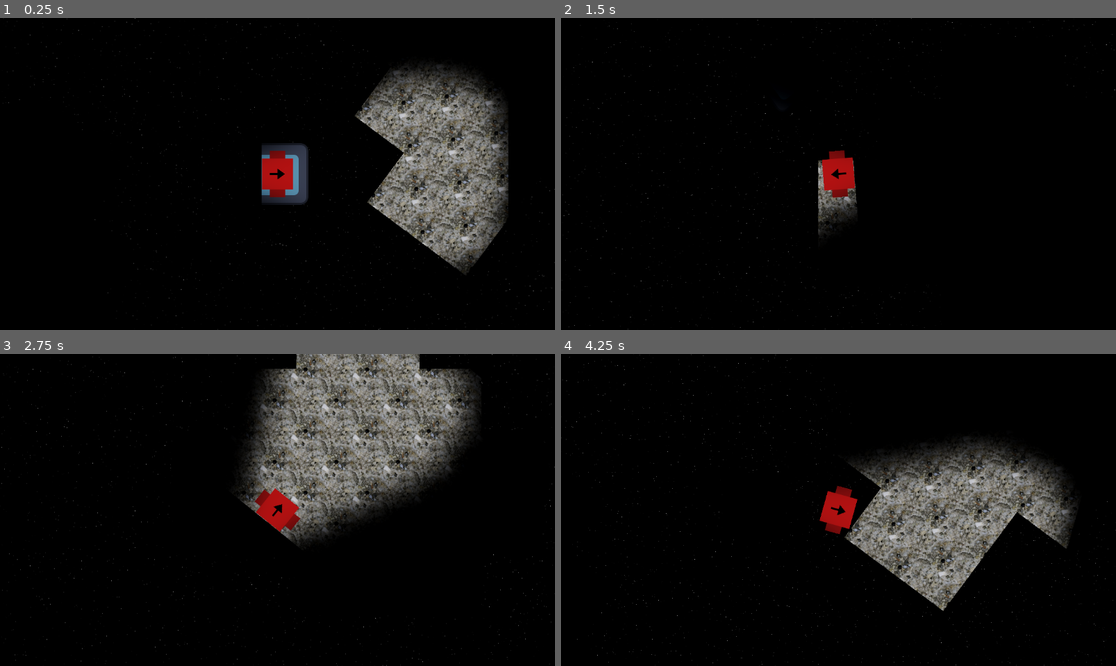
Above: before the commit, frames 1-4 (two rows, left to right).
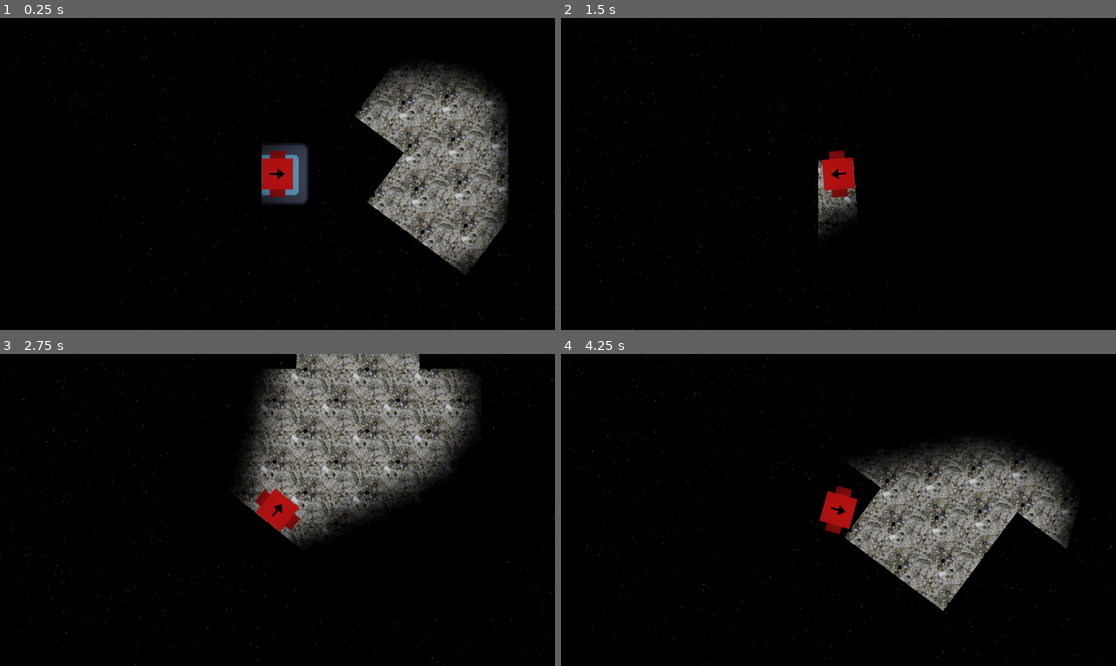
Above: after the commit, the same moments.

Repository: dragonryan06/adrift
Game: Godot game, scene res://scenes/world.tscn
Same seed, same stepped clock (60 frames per second), same inputs: the game is played once before the commit and once after it. The engine's default icon, where the game draws it, is replaced by a stand-in: a white triangle on a blue panel in a dark square.
Inputs (mouse positions are in pixels of both pictures, inside the frame that each line leads up to):
- Up to frame 1 (0.25 s): no input
- Up to frame 2 (1.5 s): tap Enter at 0.5 s; move the mouse to (960, 158) at 0.52 s; hold D (move_right) 0.53-1.28 s; move the mouse to (727, 189) at 1.27 s; hold S (move_down) from 1.28 s (still down)
- Up to frame 3 (2.75 s): move the mouse to (333, 441) at 2.02 s; release S (move_down) at 2.03 s; hold D (move_right) from 2.03 s (still down)
- Up to frame 4 (4.25 s): move the mouse to (810, 572) at 2.77 s; release D (move_right) at 2.78 s; hold W (move_up) 2.78-3.53 s; move the mouse to (1005, 556) at 3.52 s; hold A (move_left) from 3.53 s (still down)

The runs differ from the first frame. In frame 1, 0.3% of the frame differs, in the area x 0-100%, y 0-100%; in frame 2, 0.3%; in frame 3, 0.3%; in frame 4, 0.4%.

Commit message:
Fixed that weirdness with the stars

Diff:
--- a/scenes/world.tscn
+++ b/scenes/world.tscn
@@ -27,6 +27,7 @@
 scroll_scale = Vector2(0.05, 0.05)
 repeat_size = Vector2(2048, 1024)
 repeat_times = 3
+follow_viewport = false
 
 [node name="Sprite2D" type="Sprite2D" parent="CanvasLayer/Stars1"]
 position = Vector2(1024, 367)
@@ -36,6 +37,7 @@
 scroll_scale = Vector2(0.1, 0.1)
 repeat_size = Vector2(2048, 1024)
 repeat_times = 3
+follow_viewport = false
 
 [node name="Sprite2D" type="Sprite2D" parent="CanvasLayer/Stars2"]
 position = Vector2(1024, 367)
@@ -45,6 +47,7 @@
 scroll_scale = Vector2(0.15, 0.15)
 repeat_size = Vector2(2048, 1024)
 repeat_times = 3
+follow_viewport = false
 
 [node name="Sprite2D" type="Sprite2D" parent="CanvasLayer/Stars3"]
 position = Vector2(1024, 367)
